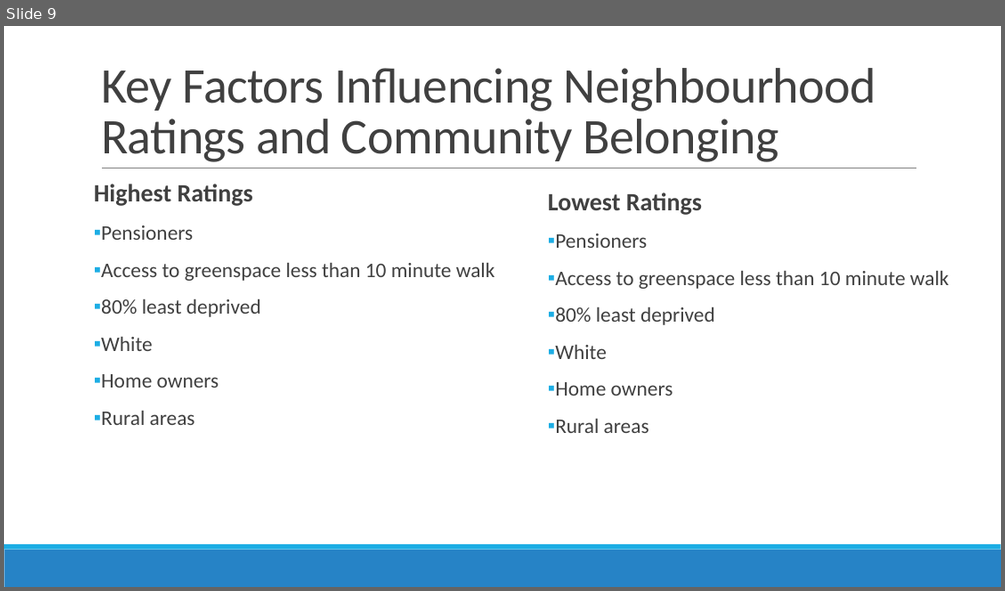
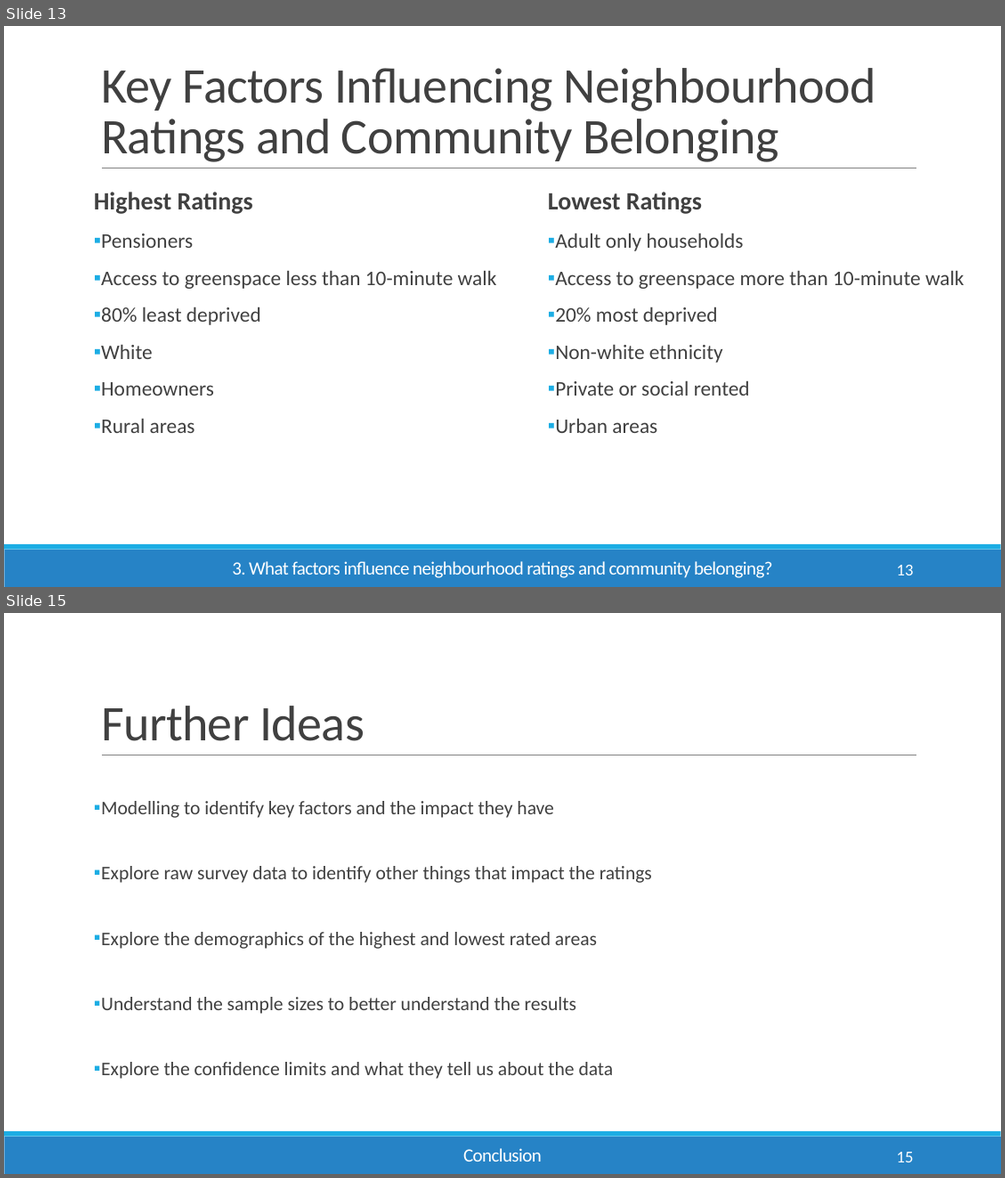
Before and after one commit to Emmz900/scottish_housing_project, a slide deck: presentation/Scottish Household Survey Analysis.pptx. Shown one above the other, each under a label of ours: slide 9 before the commit, slides 13 and 15 after it; the slides between them are not shown. The pictures are 1005x591 and 1005x1178 pixels, drawn with LibreOffice and Linux fonts; fonts in the diff are those of the drawing. Boxes give left, top, right and bottom in pixels: in the first picture for what was removed or moved away, otherwise in the second. Text is boxed around its words. In the diff, an @@ line names an element or a change of style, - is before the commit and + after.

```diff
--- a/presentation/Scottish Household Survey Analysis.pptx
+++ b/presentation/Scottish Household Survey Analysis.pptx
@@ slide 15 added at bbox=[4, 613, 1001, 1174], background #FFFFFF; not listed: 3 template elements that a slide beside it also shows @@
@@ title added at bbox=[101, 706, 364, 741], 48 pt, text #404040 @@
+Further Ideas
@@ text added at bbox=[101, 801, 652, 1078], 18.5 pt, text #404040 @@
+▪ Modelling to identify key factors and the impact they have
+▪ Explore raw survey data to identify other things that impact the ratings
+▪ Explore the demographics of the highest and lowest rated areas
+▪ Understand the sample sizes to better understand the results
+▪ Explore the confidence limits and what they tell us about the data
@@ text added at bbox=[463, 1148, 542, 1161], 18 pt, text #FFFFFF @@
+Conclusion
@@ page number added at bbox=[897, 1151, 914, 1162], 16 pt, text #FFFFFF @@
+15
@@ what was slide 9 is now slide 13 @@
@@ slide 13 changed as well @@
@@ text "Highest Ratings": place and size @@
-text "Highest Ratings" at bbox=[94, 184, 495, 425]
+text "Highest Ratings" at bbox=[94, 192, 497, 433]
@@ text at bbox=[555, 233, 964, 433]: text changed @@
-▪ Pensioners
-▪ Access to greenspace less than 10 minute walk
-▪ 80% least deprived
-▪ White
-▪ Home owners
-▪ Rural areas
+▪ Adult only households
+▪ Access to greenspace more than 10-minute walk
+▪ 20% most deprived
+▪ Non-white ethnicity
+▪ Private or social rented
+▪ Urban areas
@@ text at bbox=[101, 271, 497, 289]: text changed @@
-▪ Access to greenspace less than 10 minute walk
+▪ Access to greenspace less than 10-minute walk
@@ text at bbox=[101, 382, 214, 395]: spaces changed @@
-▪ Home owners
+▪ Homeowners
@@ text added at bbox=[232, 561, 772, 578], 18 pt, text #FFFFFF @@
+3. What factors influence neighbourhood ratings and community belonging?
@@ page number added at bbox=[897, 564, 914, 575], 16 pt, text #FFFFFF @@
+13
```
Also in this commit, not shown: 5 other slides changed, 8 other slides added, 5 slides removed, 4 other files.
